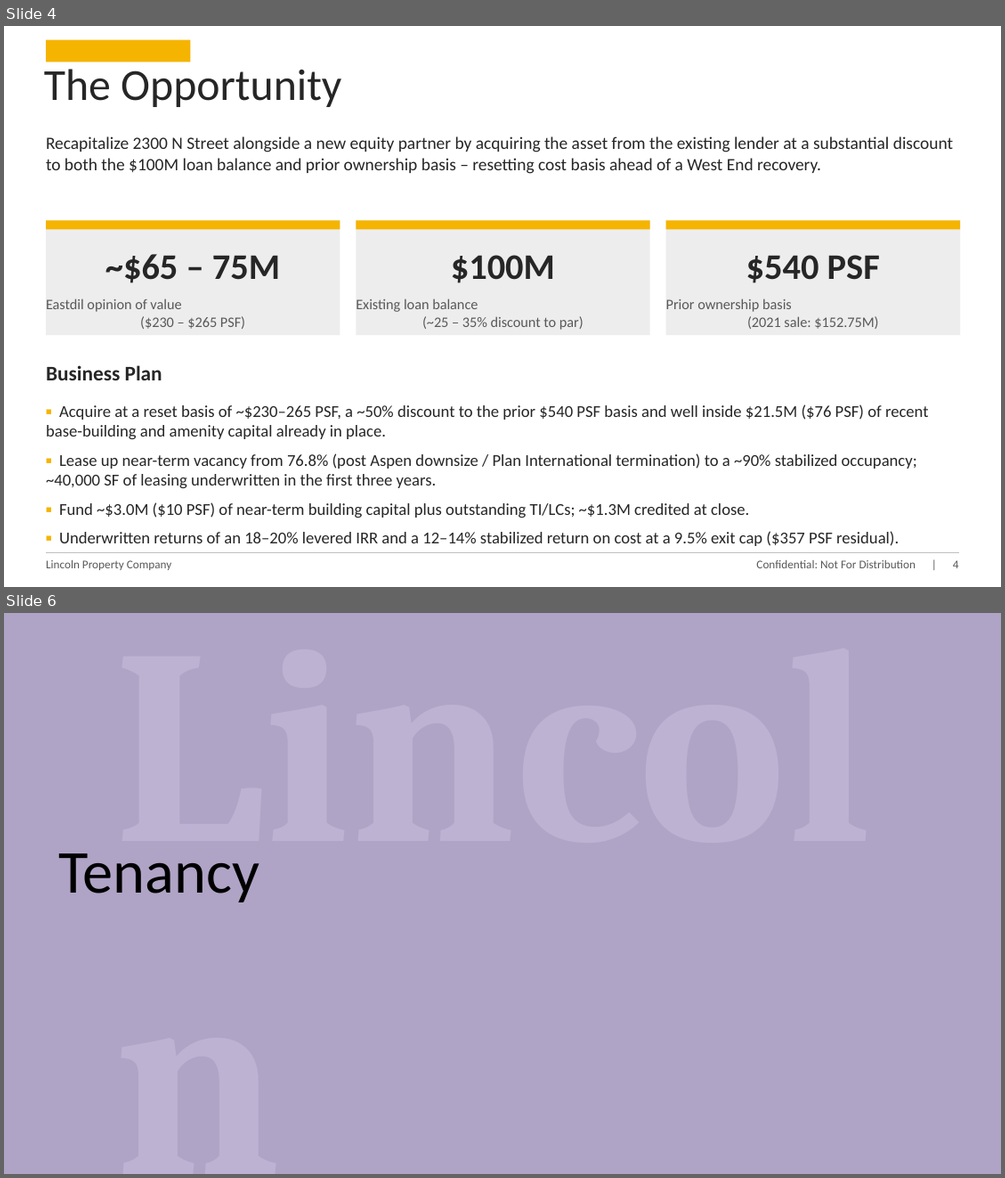
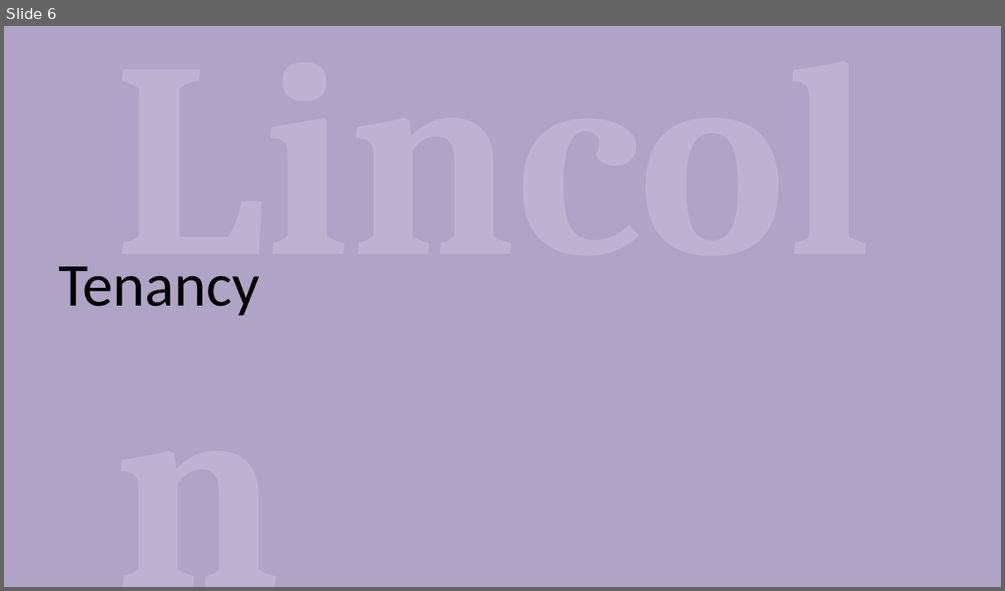
Before and after one commit to fredballs1115-ux/Underwrite-Copilot, a slide deck: equity-deck/2300_N_Street_NW_Investment_Overview.pptx. Shown one above the other, each under a label of ours: slides 4 and 6 before the commit, slide 6 after it; the slides between them are not shown. The pictures are 1005x1178 and 1005x591 pixels, drawn with LibreOffice and Linux fonts; fonts in the diff are those of the drawing. Boxes give left, top, right and bottom in pixels: in the first picture for what was removed or moved away, otherwise in the second. Text is boxed around its words. In the diff, an @@ line names an element or a change of style, - is before the commit and + after.

```diff
--- a/equity-deck/2300_N_Street_NW_Investment_Overview.pptx
+++ b/equity-deck/2300_N_Street_NW_Investment_Overview.pptx
@@ slide 4 removed at [4, 26, 1001, 587], background #FFFFFF @@
@@ rectangle removed at [46, 40, 190, 62] @@
@@ text removed at [44, 69, 341, 107] @@
-The Opportunity
@@ text removed at [46, 136, 953, 174] @@
-Recapitalize 2300 N Street alongside a new equity partner by acquiring the asset from the existing lender at a substantial discount to both the $100M loan balance and prior ownership basis – resetting cost basis ahead of a West End recovery.
@@ rectangle removed at [46, 220, 340, 335] @@
@@ rectangle removed at [46, 220, 340, 229] @@
@@ rectangle removed at [356, 220, 650, 335] @@
@@ rectangle removed at [356, 220, 650, 229] @@
@@ rectangle removed at [666, 220, 960, 335] @@
@@ rectangle removed at [666, 220, 960, 229] @@
@@ text removed at [105, 254, 280, 283] @@
-~$65 – 75M
@@ text removed at [451, 255, 555, 283] @@
-$100M
@@ text removed at [746, 255, 880, 283] @@
-$540 PSF
@@ text removed at [46, 298, 245, 329] @@
-Eastdil opinion of value
-($230 – $265 PSF)
@@ text removed at [356, 298, 583, 329] @@
-Existing loan balance
-(~25 – 35% discount to par)
@@ text removed at [666, 298, 878, 329] @@
-Prior ownership basis
-(2021 sale: $152.75M)
@@ text removed at [46, 365, 162, 380] @@
-Business Plan
@@ text removed at [46, 404, 929, 546] @@
-▪ Acquire at a reset basis of ~$230–265 PSF, a ~50% discount to the prior $540 PSF basis and well inside $21.5M ($76 PSF) of recent base-building and amenity capital already in place.
-▪ Lease up near-term vacancy from 76.8% (post Aspen downsize / Plan International termination) to a ~90% stabilized occupancy; ~40,000 SF of leasing underwritten in the first three years.
-▪ Fund ~$3.0M ($10 PSF) of near-term building capital plus outstanding TI/LCs; ~$1.3M credited at close.
-▪ Underwritten returns of an 18–20% levered IRR and a 12–14% stabilized return on cost at a 9.5% exit cap ($357 PSF residual).
@@ elbow line removed from (46, 552) to (959, 552) @@
@@ text removed at [46, 560, 172, 570] @@
-Lincoln Property Company
@@ text removed at [756, 560, 959, 568] @@
-Confidential: Not For Distribution | 4
```
Also in this commit, not shown: 5 slides changed, 6 slides added, 2 other slides removed, 2 other files.
